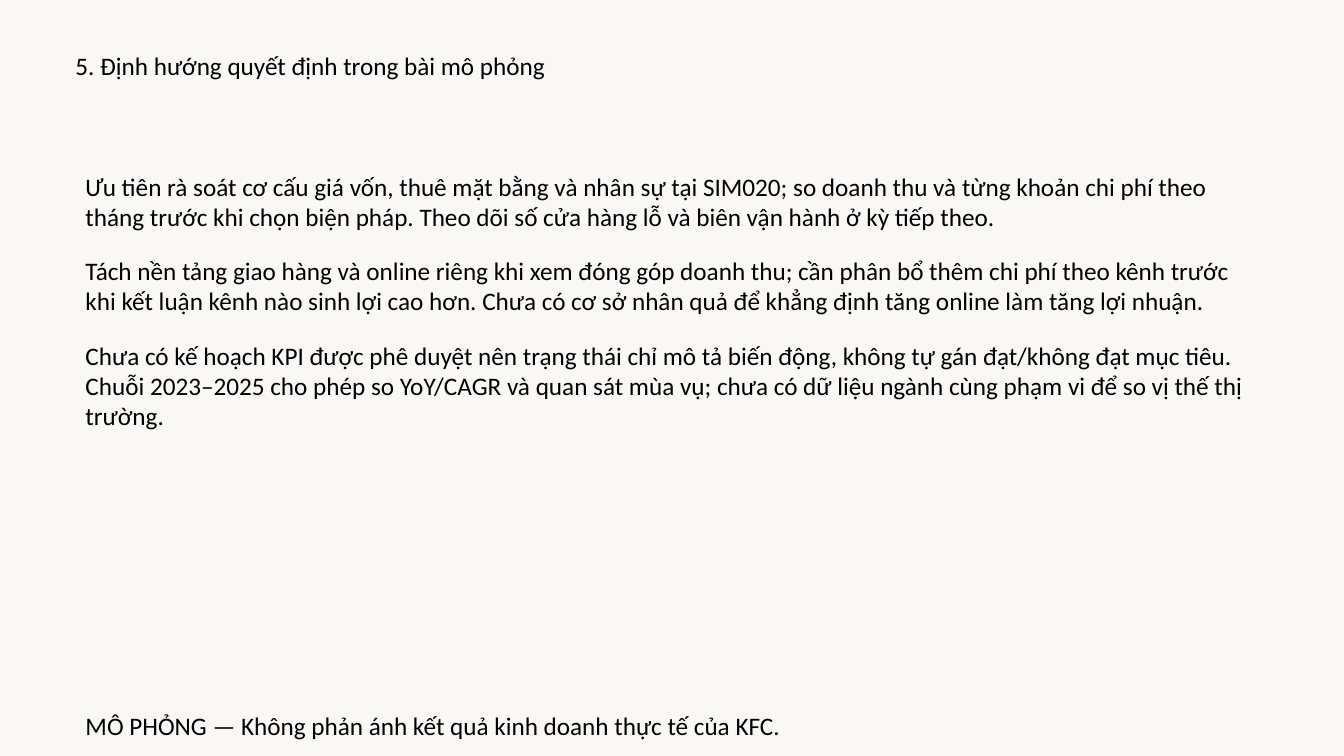
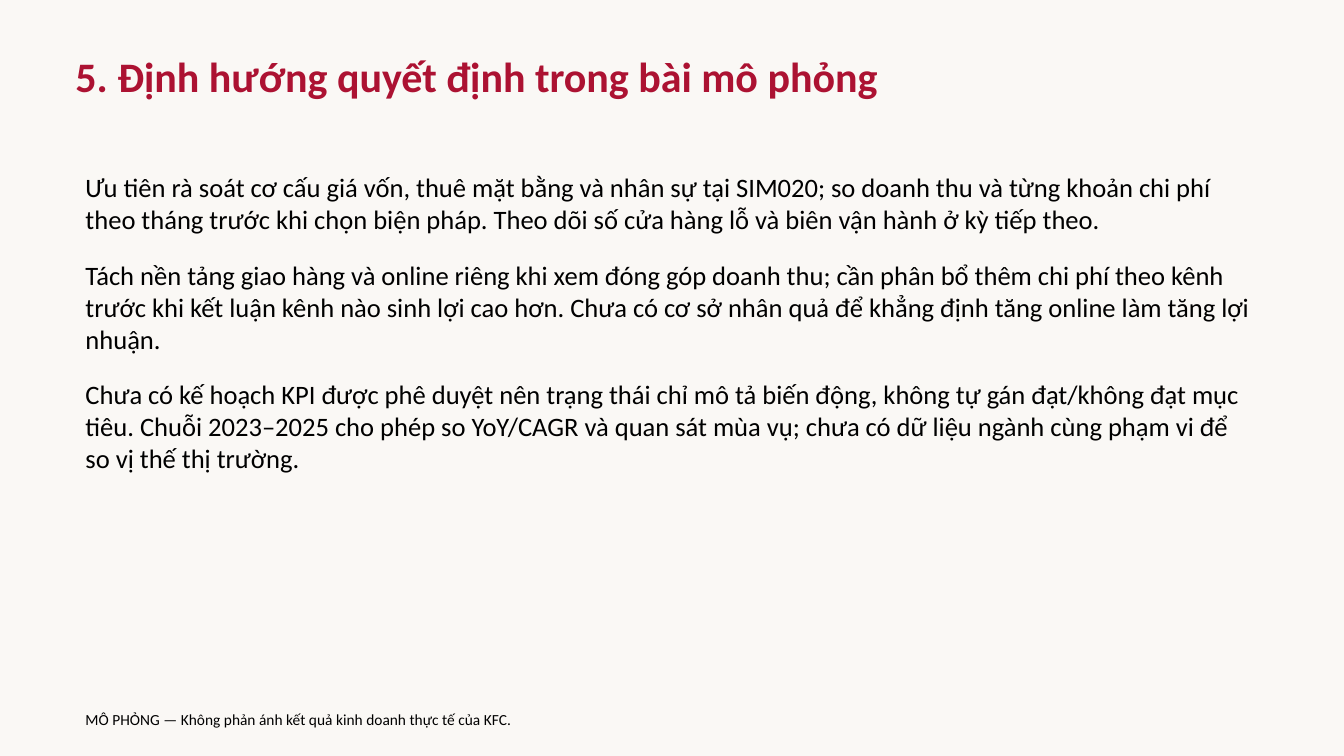
Before and after one commit to haonuongbo/Phan-tich-du-lieu-trong-moi-truong-doanh-nghiep, a slide deck: slide 5 of BaoCao/ThuyetTrinh.pptx. Drawn at 1344x756 pixels with LibreOffice and Linux fonts; fonts in the diff are those of the drawing. Boxes give left, top, right and bottom in pixels: in the first picture for what was removed or moved away, otherwise in the second. Text is boxed around its words. In the diff, an @@ line names an element or a change of style, - is before the commit and + after.

```diff
--- a/BaoCao/ThuyetTrinh.pptx
+++ b/BaoCao/ThuyetTrinh.pptx
@@ text "5. Định hướng quyết định ..." at box(75, 60, 878, 100): size 18 to 30 pt, text colour #000000 to #AC1232, bold on @@
@@ text "Ưu tiên rà soát cơ ..." at box(85, 176, 1248, 473): size 18 to 19 pt @@
@@ text "MÔ PHỎNG — Không phản ..." at box(85, 712, 511, 728): size 18 to 11 pt @@
```
Also in this commit, not shown: 6 other slides changed, 17 other files.
